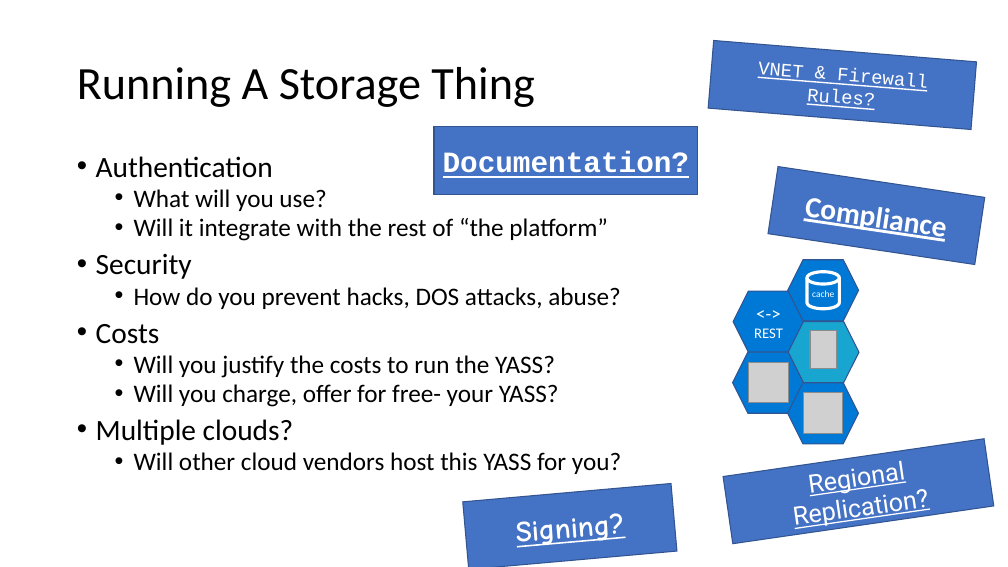
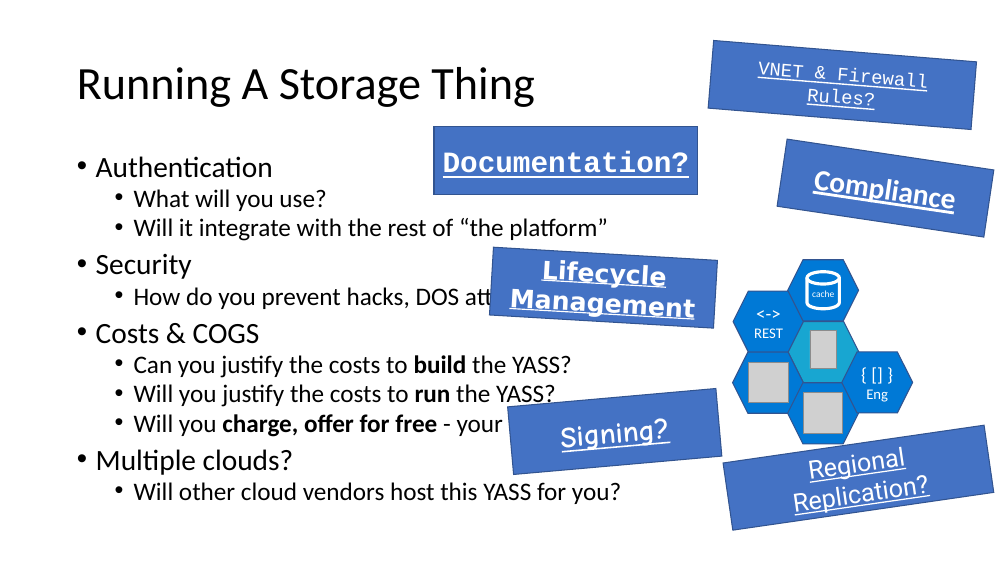
Before and after one commit to SteveLasker/Presentations, a slide deck: slide 3 of ACR/OCIArtifactRegistries-QuickIntro.pptx (slide 5 before the commit). Drawn at 1008x567 pixels with LibreOffice and Linux fonts; fonts in the diff are those of the drawing; grey boxes stand for pictures. Boxes give left, top, right and bottom in pixels: in the first picture for what was removed or moved away, otherwise in the second. Text is boxed around its words. In the diff, an @@ line names an element or a change of style, - is before the commit and + after.

```diff
--- a/ACR/OCIArtifactRegistries-QuickIntro.pptx
+++ b/ACR/OCIArtifactRegistries-QuickIntro.pptx
@@ rectangle "Compliance": place and size @@
-rectangle "Compliance" at box(768, 166, 985, 265)
+rectangle "Compliance" at box(777, 139, 994, 237)
@@ rectangle added at box(490, 247, 718, 329), fill #4472C4, outline #325491 1 pt, 24 pt, text #FFFFFF, bold, underline @@
+Lifecycle Management
@@ text at box(96, 324, 572, 378): text changed; size 28 to 24 pt @@
-• Costs
+• Costs & COGS
+  • Can you justify the costs to build the YASS?
@@ hexagon added at box(842, 352, 913, 413), fill #0079D6, outline #325491 1 pt, 18 pt, text #FFFFFF @@
+{ [] }
+Eng
@@ text at box(134, 384, 556, 409): bold on in "run" @@
@@ rectangle "Signing?": place and size @@
-rectangle "Signing?" at box(463, 484, 678, 567)
+rectangle "Signing?" at box(508, 389, 722, 475)
@@ text at box(134, 414, 569, 438): text changed; bold on @@
-  • Will you charge, offer for free- your YASS?
+  • Will you charge, offer for free - your YASS?
@@ rectangle "Regional Replication?": place and size @@
-rectangle "Regional Replication?" at box(723, 439, 994, 544)
+rectangle "Regional Replication?" at box(723, 425, 994, 530)
```
Also in this commit, not shown: 19 other slides changed, 1 slide added, 3 slides removed.
